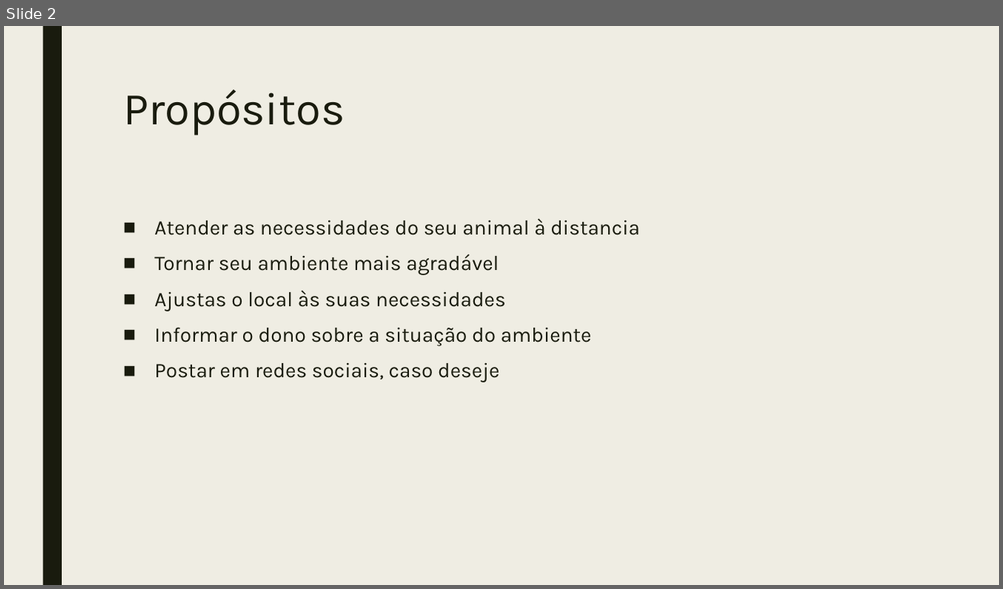
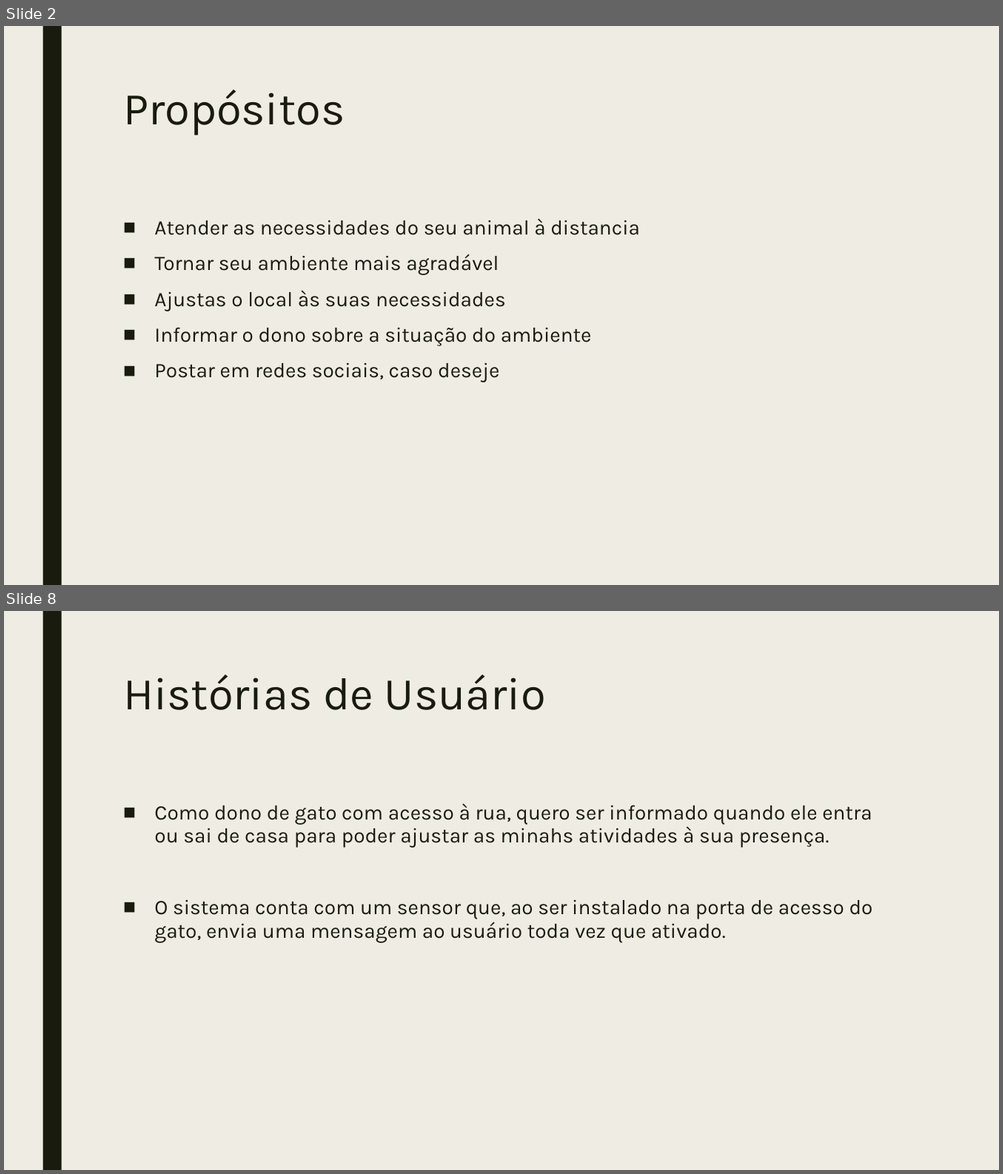
Before and after one commit to kliff-k/si-pet, a slide deck: artifacts/apresentacao.pptx. Shown one above the other, each under a label of ours: slide 2 before the commit, slides 2 and 8 after it; the slides between them are not shown. The pictures are 1003x589 and 1003x1174 pixels, drawn with LibreOffice and Linux fonts; fonts in the diff are those of the drawing. Boxes give left, top, right and bottom in pixels: in the first picture for what was removed or moved away, otherwise in the second. Text is boxed around its words. In the diff, an @@ line names an element or a change of style, - is before the commit and + after.

```diff
--- a/artifacts/apresentacao.pptx
+++ b/artifacts/apresentacao.pptx
@@ slide 8 added at box(4, 611, 999, 1170), background #EFEDE3; not listed: 1 template element that a slide beside it also shows @@
@@ text added at box(123, 675, 546, 710), 44 pt, text #191B0E @@
+Histórias de Usuário
@@ text added at box(154, 803, 873, 943), 20 pt, text #191B0E @@
+■ Como dono de gato com acesso à rua, quero ser informado quando ele entra ou sai de casa para poder ajustar as minahs atividades à sua presença.
+■ O sistema conta com um sensor que, ao ser instalado na porta de acesso do gato, envia uma mensagem ao usuário toda vez que ativado.
```
Also in this commit, not shown: 1 slide changed, 7 other slides added, 16 other files.
